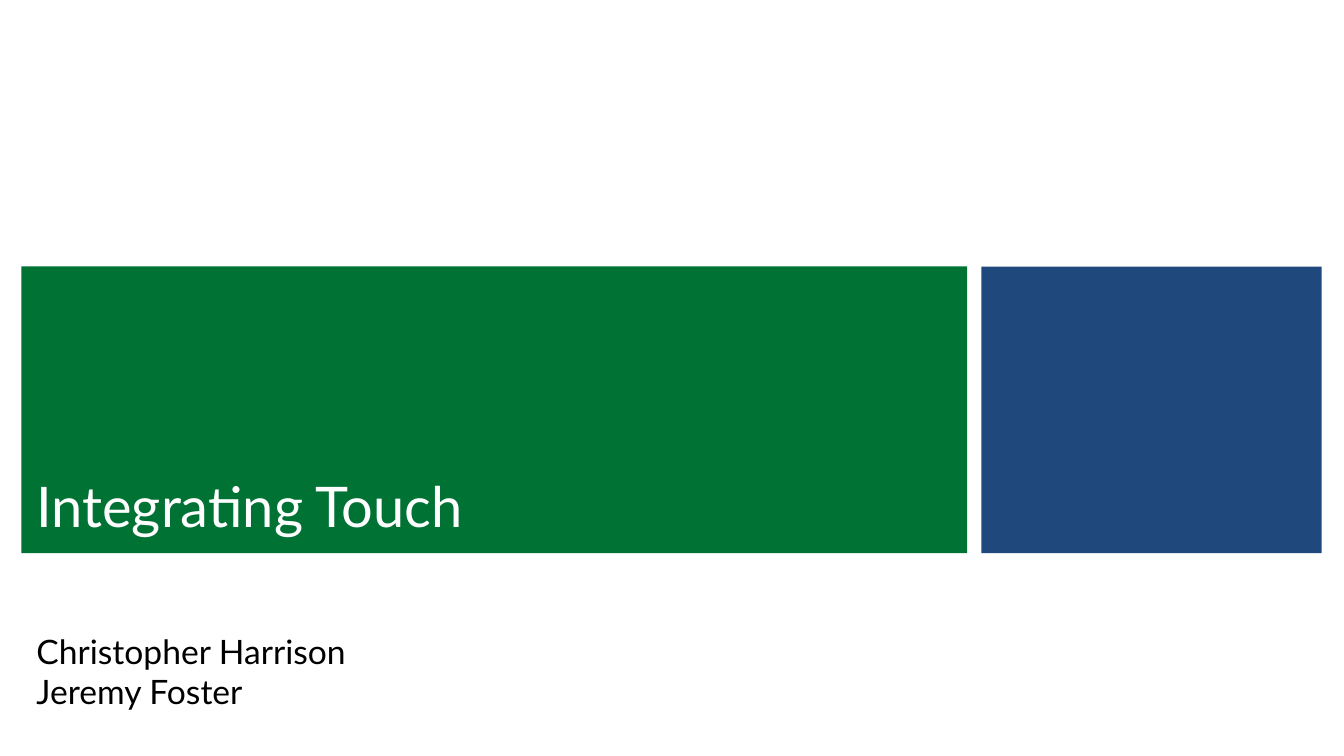
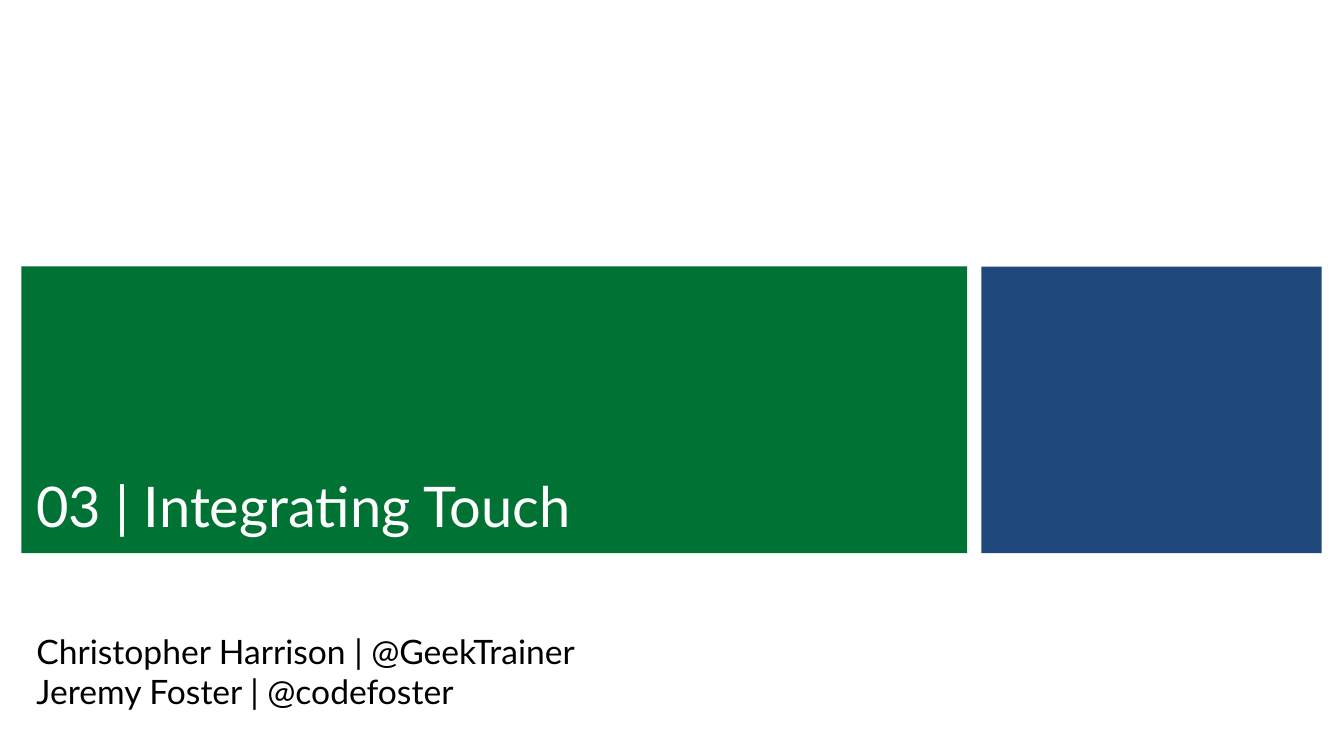
Before and after one commit to CharaD7/FrayedKnot, a slide deck: slide 1 of Slides/M3 Integrating Touch.pptx. Drawn at 1344x756 pixels with LibreOffice and Linux fonts; fonts in the diff are those of the drawing; background and template pictures are left out. Boxes give left, top, right and bottom in pixels: in the first picture for what was removed or moved away, otherwise in the second. Text is boxed around its words. In the diff, an @@ line names an element or a change of style, - is before the commit and + after.

Commit message:
update all slides to baseline (correct titles, etc.)

```diff
--- a/Slides/M3 Integrating Touch.pptx
+++ b/Slides/M3 Integrating Touch.pptx
@@ title at [36,485,570,537]: text changed @@
-Integrating Touch
+03 | Integrating Touch
@@ subtitle at [36,639,575,710]: text changed @@
-Christopher Harrison
-Jeremy Foster
+Christopher Harrison | @GeekTrainer
+Jeremy Foster | @codefoster
```
Also in this commit, not shown: 1 other slide changed, 6 other files.
